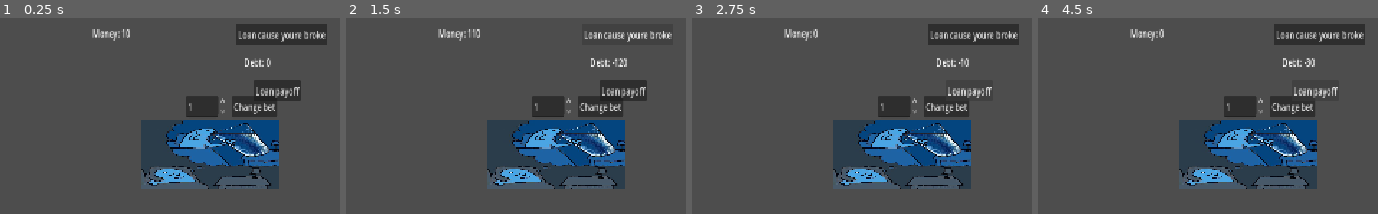
Above: before the commit, frames 1-4 (left to right).
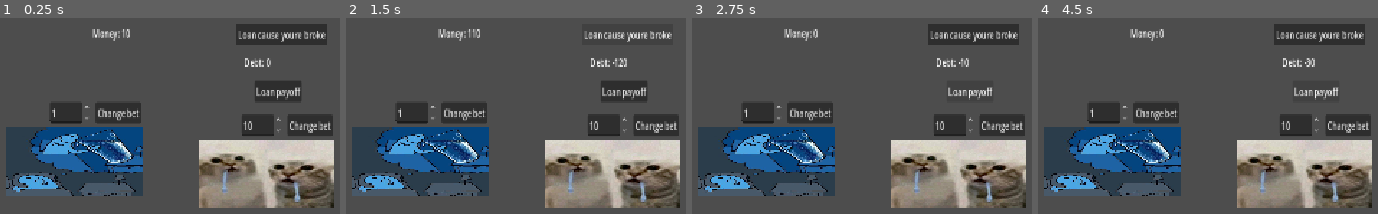
Above: after the commit, the same moments.

Repository: dany0325/gamblecore-online
Game: Godot game, scene res://Scenes/game.tscn
The game is run twice, just before and just after one commit, with the same random seed, the same clock (stepped at 60 frames per second) and the same inputs.
Inputs:
- Up to frame 1 (0.25 s): no input
- Up to frame 2 (1.5 s): click "Change bet" at 0.5 s; click "Loan cause youre broke" at 1.25 s
- Up to frame 3 (2.75 s): click "Loan payoff" at 2 s
- Up to frame 4 (4.5 s): click "Loan cause youre broke" at 2.75 s; click "Change bet" at 3.5 s; click "Loan payoff" at 4.25 s

The runs differ from the first frame. In frame 1, 40% of the frame differs, in the area x 1-99%, y 32-97%; in frame 2, 40%; in frame 3, 40%; in frame 4, 40%.

Commit message:
Secod tier slotmachine

Diff:
--- /dev/null
+++ b/Scenes/first_tier_slotmachine.tscn
@@ -0,0 +1,55 @@
+[gd_scene format=3 uid="uid://bvrxhvj2s4ya6"]
+
+[ext_resource type="Script" uid="uid://fytafa3cv6eb" path="res://Scripts/arm.gd" id="1_fad38"]
+[ext_resource type="Texture2D" uid="uid://dwrsjx011f1yc" path="res://Assets/wasser.jpg" id="2_0k3v5"]
+[ext_resource type="Script" uid="uid://cilcr6i0vjw2b" path="res://Scripts/slot.gd" id="3_34cmk"]
+
+[sub_resource type="RectangleShape2D" id="RectangleShape2D_bhunq"]
+size = Vector2(12, 54)
+
+[node name="FirstTierSlotmachine" type="Node2D" unique_id=1201141508]
+
+[node name="Arm" type="Area2D" parent="." unique_id=2043822558]
+script = ExtResource("1_fad38")
+slots = Array[NodePath]([NodePath("../Slot1"), NodePath("../Slot2"), NodePath("../Slot3")])
+
+[node name="CollisionShape2D" type="CollisionShape2D" parent="Arm" unique_id=1244028591]
+position = Vector2(3.8146973e-06, -2.3841858e-07)
+scale = Vector2(24.224041, 1.8428035)
+shape = SubResource("RectangleShape2D_bhunq")
+
+[node name="Sprite2D" type="Sprite2D" parent="Arm/CollisionShape2D" unique_id=1664507609]
+scale = Vector2(0.028436014, 0.124423936)
+texture = ExtResource("2_0k3v5")
+
+[node name="Slot1" type="AnimatedSprite2D" parent="." unique_id=563896733]
+script = ExtResource("3_34cmk")
+
+[node name="Slot2" type="AnimatedSprite2D" parent="." unique_id=240168420]
+frame_progress = 0.38256487
+script = ExtResource("3_34cmk")
+
+[node name="Slot3" type="AnimatedSprite2D" parent="." unique_id=1451337396]
+script = ExtResource("3_34cmk")
+
+[node name="BetChange" type="Button" parent="." unique_id=2070456783]
+offset_left = 45.0
+offset_top = -85.0
+offset_right = 141.0
+offset_bottom = -54.0
+text = "Change bet"
+
+[node name="SpinBox" type="SpinBox" parent="." unique_id=237794553]
+offset_left = -52.0
+offset_top = -85.0
+offset_right = 34.5
+offset_bottom = -54.0
+min_value = 1.0
+max_value = 10.0
+value = 1.0
+
+[connection signal="arm_pulled" from="Arm" to="Arm" method="_on_arm_pulled"]
+[connection signal="arm_pulled" from="Arm" to="Slot1" method="_on_arm_pulled"]
+[connection signal="arm_pulled" from="Arm" to="Slot2" method="_on_arm_pulled"]
+[connection signal="arm_pulled" from="Arm" to="Slot3" method="_on_arm_pulled"]
+[connection signal="mouse_entered" from="Arm" to="Arm" method="_on_mouse_entered"]
--- a/Scenes/game.tscn
+++ b/Scenes/game.tscn
@@ -1,7 +1,8 @@
 [gd_scene format=3 uid="uid://bimvb1ldkd2vg"]
 
-[ext_resource type="PackedScene" uid="uid://bvrxhvj2s4ya6" path="res://Scenes/slotmachine.tscn" id="1_ebmjs"]
+[ext_resource type="PackedScene" uid="uid://bvrxhvj2s4ya6" path="res://Scenes/first_tier_slotmachine.tscn" id="1_ebmjs"]
 [ext_resource type="Script" uid="uid://c81kcsmhgtk1o" path="res://Scripts/player.gd" id="2_qxrlw"]
+[ext_resource type="PackedScene" uid="uid://cn2nplratuhsk" path="res://Scenes/second_tier_slotmachine.tscn" id="3_wrm1d"]
 
 [node name="Game" type="Node2D" unique_id=123828378]
 position = Vector2(342, 180)
@@ -31,12 +32,15 @@
 offset_bottom = 65.0
 text = "Debt: -10 gazillion"
 
-[node name="slotmachine" parent="." unique_id=1201141508 instance=ExtResource("1_ebmjs")]
-position = Vector2(250.00113, 187)
+[node name="FirstTierSlotmachine" parent="." unique_id=1201141508 instance=ExtResource("1_ebmjs")]
+position = Vector2(-38.235443, 196)
+
+[node name="SecondTierSlotmachine" parent="." unique_id=1101113360 instance=ExtResource("3_wrm1d")]
+position = Vector2(367.64868, 214)
 
 [node name="aaaaaaaaaaaaaaaaa" type="Button" parent="." unique_id=1078949645]
-offset_left = 341.17798
-offset_top = 79.0
-offset_right = 441.17798
-offset_bottom = 110.0
+offset_left = 342.64856
+offset_top = 80.0
+offset_right = 442.64856
+offset_bottom = 111.0
 text = "Loan payoff"
--- a/Scenes/slotmachine.tscn
+++ b/Scenes/second_tier_slotmachine.tscn
@@ -1,17 +1,17 @@
-[gd_scene format=3 uid="uid://bvrxhvj2s4ya6"]
+[gd_scene format=3 uid="uid://cn2nplratuhsk"]
 
-[ext_resource type="Script" uid="uid://fytafa3cv6eb" path="res://Scripts/arm.gd" id="1_fad38"]
-[ext_resource type="Texture2D" uid="uid://dwrsjx011f1yc" path="res://Assets/wasser.jpg" id="2_0k3v5"]
-[ext_resource type="Script" uid="uid://cilcr6i0vjw2b" path="res://Scripts/slot.gd" id="3_34cmk"]
+[ext_resource type="Script" uid="uid://fytafa3cv6eb" path="res://Scripts/arm.gd" id="1_eukpv"]
+[ext_resource type="Texture2D" uid="uid://gqj2fdmxut4f" path="res://Assets/HGAlPxiW4AAF77I.jpg" id="2_eukpv"]
+[ext_resource type="Script" uid="uid://cilcr6i0vjw2b" path="res://Scripts/slot.gd" id="3_df1we"]
 
 [sub_resource type="RectangleShape2D" id="RectangleShape2D_bhunq"]
 size = Vector2(12, 54)
 
-[node name="Slotmachine" type="Node2D" unique_id=1201141508]
+[node name="SecondTierSlotmachine" type="Node2D" unique_id=1201141508]
 
 [node name="Arm" type="Area2D" parent="." unique_id=2043822558]
-script = ExtResource("1_fad38")
-slots = Array[NodePath]([NodePath("../Slot1"), NodePath("../Slot2"), NodePath("../Slot3")])
+script = ExtResource("1_eukpv")
+slots = Array[NodePath]([NodePath("../Slot1"), NodePath("../Slot2"), NodePath("../Slot3"), NodePath("../Slot4"), NodePath("../Slot5")])
 
 [node name="CollisionShape2D" type="CollisionShape2D" parent="Arm" unique_id=1244028591]
 position = Vector2(3.8146973e-06, -2.3841858e-07)
@@ -19,18 +19,24 @@
 shape = SubResource("RectangleShape2D_bhunq")
 
 [node name="Sprite2D" type="Sprite2D" parent="Arm/CollisionShape2D" unique_id=1664507609]
-scale = Vector2(0.028436014, 0.124423936)
-texture = ExtResource("2_0k3v5")
+scale = Vector2(-0.011332649, 0.055693977)
+texture = ExtResource("2_eukpv")
 
 [node name="Slot1" type="AnimatedSprite2D" parent="." unique_id=563896733]
-script = ExtResource("3_34cmk")
+script = ExtResource("3_df1we")
 
 [node name="Slot2" type="AnimatedSprite2D" parent="." unique_id=240168420]
 frame_progress = 0.38256487
-script = ExtResource("3_34cmk")
+script = ExtResource("3_df1we")
 
 [node name="Slot3" type="AnimatedSprite2D" parent="." unique_id=1451337396]
-script = ExtResource("3_34cmk")
+script = ExtResource("3_df1we")
+
+[node name="Slot4" type="AnimatedSprite2D" parent="." unique_id=972060815]
+script = ExtResource("3_df1we")
+
+[node name="Slot5" type="AnimatedSprite2D" parent="." unique_id=632317756]
+script = ExtResource("3_df1we")
 
 [node name="BetChange" type="Button" parent="." unique_id=2070456783]
 offset_left = 45.0
@@ -44,12 +50,13 @@
 offset_top = -85.0
 offset_right = 34.5
 offset_bottom = -54.0
-min_value = 1.0
-max_value = 10.0
-value = 1.0
+min_value = 10.0
+value = 10.0
 
 [connection signal="arm_pulled" from="Arm" to="Arm" method="_on_arm_pulled"]
 [connection signal="arm_pulled" from="Arm" to="Slot1" method="_on_arm_pulled"]
 [connection signal="arm_pulled" from="Arm" to="Slot2" method="_on_arm_pulled"]
 [connection signal="arm_pulled" from="Arm" to="Slot3" method="_on_arm_pulled"]
+[connection signal="arm_pulled" from="Arm" to="Slot4" method="_on_arm_pulled"]
+[connection signal="arm_pulled" from="Arm" to="Slot5" method="_on_arm_pulled"]
 [connection signal="mouse_entered" from="Arm" to="Arm" method="_on_mouse_entered"]
--- a/Scripts/arm.gd
+++ b/Scripts/arm.gd
@@ -8,15 +8,23 @@
 @export var slots: Array[NodePath] = []
 var results: Array = []
 var item_multipliers = {"cherry":10, "coin":7, "clover": 5, "lightning":3, "diamond":2, "six":1, "seven":1}
-var operation_cost = 5
-var payouts = {3: operation_cost * 3, 2: operation_cost * 2}
+var operation_cost
+var payouts: Dictionary:
+	get:
+		return {
+			5: operation_cost * 4,
+			4: operation_cost * 3,
+			3: operation_cost * 2,
+			2: operation_cost
+		}
 #var items = ["cherry", "coin", "clover", "lightning", "diamond", "six", "seven"]
 
 func _ready() -> void:
 	bet_change.pressed.connect(_change_bet)
+	operation_cost = spin_box.value
 
 func _change_bet():
-	operation_cost = spin_box.value * -1
+	operation_cost = spin_box.value
 
 func _on_mouse_entered() -> void:
 	if player.money <= 0:
